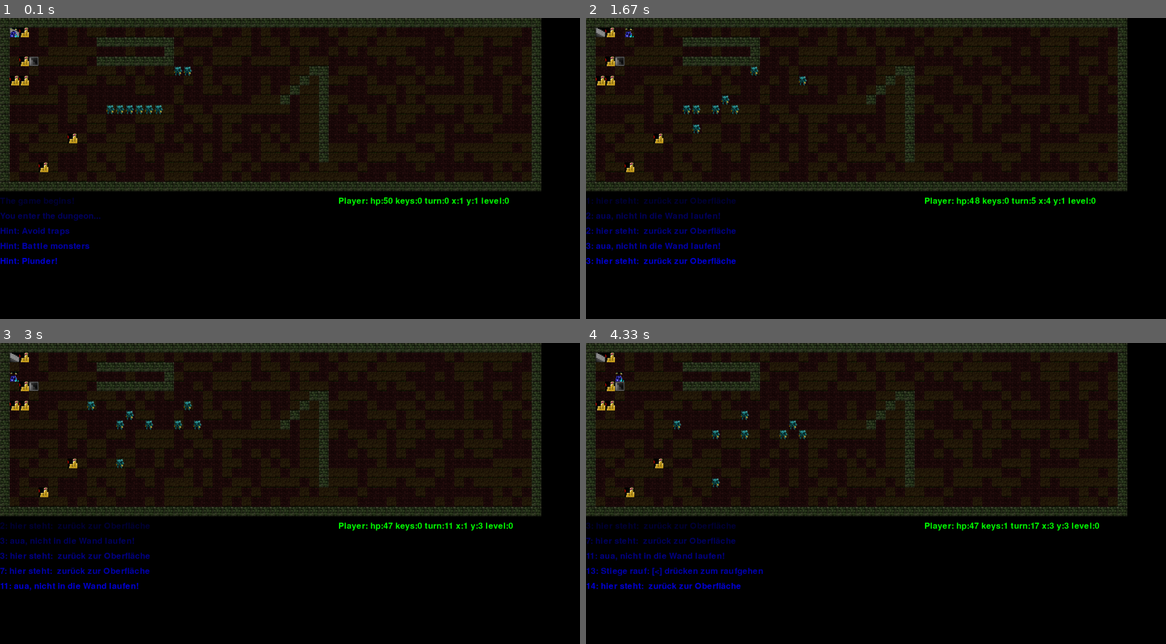
Above: before the commit, frames 1-4 (two rows, left to right).
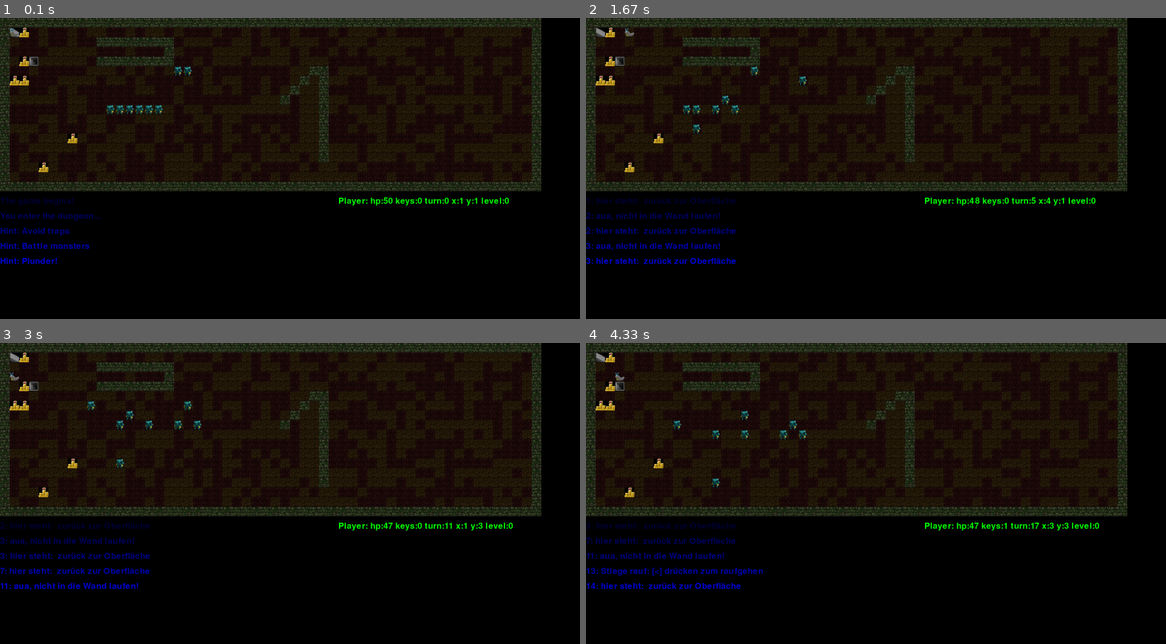
Above: after the commit, the same moments.

Repository: horstjens/spielend-programmieren
Game: pygame game, started from pyrogue/pygamerogue.py
The game is run twice, just before and just after one commit, with the same random seed, the same clock (stepped at 60 frames per second) and the same inputs.
Inputs:
- Up to frame 1 (0.1 s): no input
- Up to frame 2 (1.67 s): hold Right 0.33-0.8 s; hold Up 0.83-1.13 s; hold W 0.83-1.13 s; hold Right 1.17-1.63 s; hold D 1.17-1.63 s
- Up to frame 3 (3 s): hold Left 1.67-2.2 s; hold A 1.67-2.2 s; hold Down 2.23-2.53 s; hold S 2.23-2.53 s; hold Left 2.57-2.97 s; hold A 2.57-2.97 s
- Up to frame 4 (4.33 s): hold Up 3-3.37 s; hold W 3-3.37 s; hold Right 3.4-4.03 s; hold D 3.4-4.03 s; hold Down from 4.07 s (still down); hold S from 4.07 s (still down)

The runs differ from the first frame. In frame 1, 1.2% of the frame differs, in the area x 0-94%, y 0-58%; in frame 2, 1.2%; in frame 3, 1.2%; in frame 4, 1.2%.

Commit message:
bessere Grafik

Diff:
--- a/pyrogue/pygamerogue.py
+++ b/pyrogue/pygamerogue.py
@@ -214,7 +214,7 @@
 class Wall(Block):
     def __init__(self):
         Block.__init__(self)
-        self.bild = PygView.WALL
+        self.bild = random.choice((PygView.WALL, PygView.WALL1, PygView.WALL2))
 
 
 class Sign(Block):
@@ -404,19 +404,22 @@
         PygView.GUI = Spritesheet("gui.png")        # 32 x 17
         PygView.FEAT = Spritesheet("feat.png")      # 32 x 16
         PygView.MAIN = Spritesheet("main.png")      # 32 x 29
-        PygView.WALL = PygView.WALLS.image_at((0, 0, SIDE, SIDE))
+
+        PygView.WALL = PygView.WALLS.image_at((0, 0, 34, 32)) #x oben links, y oben links, höhe, teife
+        PygView.WALL1 = PygView.WALLS.image_at((34, 0, 32, 32))
+        PygView.WALL2 = PygView.WALLS.image_at((68, 0, 32, 32))
         PygView.SIGN  = PygView.GUI.image_at((SIDE*6,0,SIDE,SIDE))
         PygView.FLOOR  = PygView.FLOORS.image_at((160, SIDE*2 ,SIDE, SIDE))
-        PygView.FLOOR1 = PygView.FLOORS.image_at((192, 162, SIDE, SIDE))
+        PygView.FLOOR1 = PygView.FLOORS.image_at((192, 160, 32, 32))
         PygView.TRAP  = PygView.FEAT.image_at((SIDE*1, SIDE*4, SIDE, SIDE))
-        PygView.PLAYERBILD = PygView.FIGUREN.image_at((0, 30, SIDE, SIDE), (0, 0, 0))
+        PygView.PLAYERBILD = PygView.FIGUREN.image_at((150, 639, 32, 32), (0, 0, 0))
         PygView.STAIRDOWN = PygView.FEAT.image_at((SIDE*4, SIDE*5, SIDE, SIDE))
         PygView.STAIRUP  = PygView.FEAT.image_at((SIDE*5, SIDE*5, SIDE, SIDE))
         PygView.MONSTERBILD  =  PygView.FIGUREN.image_at((0, 0, SIDE, SIDE), (0, 0, 0))
         PygView.DOOR  = PygView.FEAT.image_at((SIDE*2,SIDE,SIDE,SIDE))
         PygView.LOOT  = PygView.MAIN.image_at((SIDE*17,SIDE*21,SIDE,SIDE))
         PygView.KEY = PygView.FIGUREN.image_at((76, 1684,9,25))
-        PygView.SIGN = PygView.GUI.image_at((6*SIDE, 0, SIDE, SIDE))
+        PygView.SIGN = PygView.GUI.image_at((197, 0, 32, 32))
 
 
         self.player = Player(x,y,hp)
Binary file changed: pyrogue/gui.png
Binary file added: pyrogue/player-keanu.png
Binary file changed: pyrogue/wall.png
